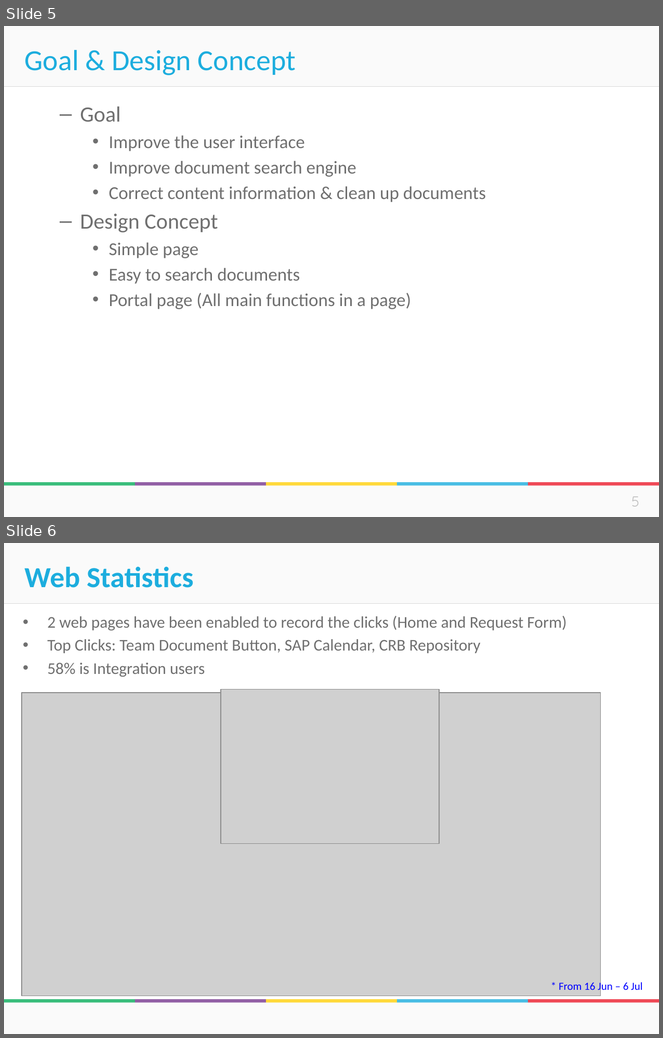
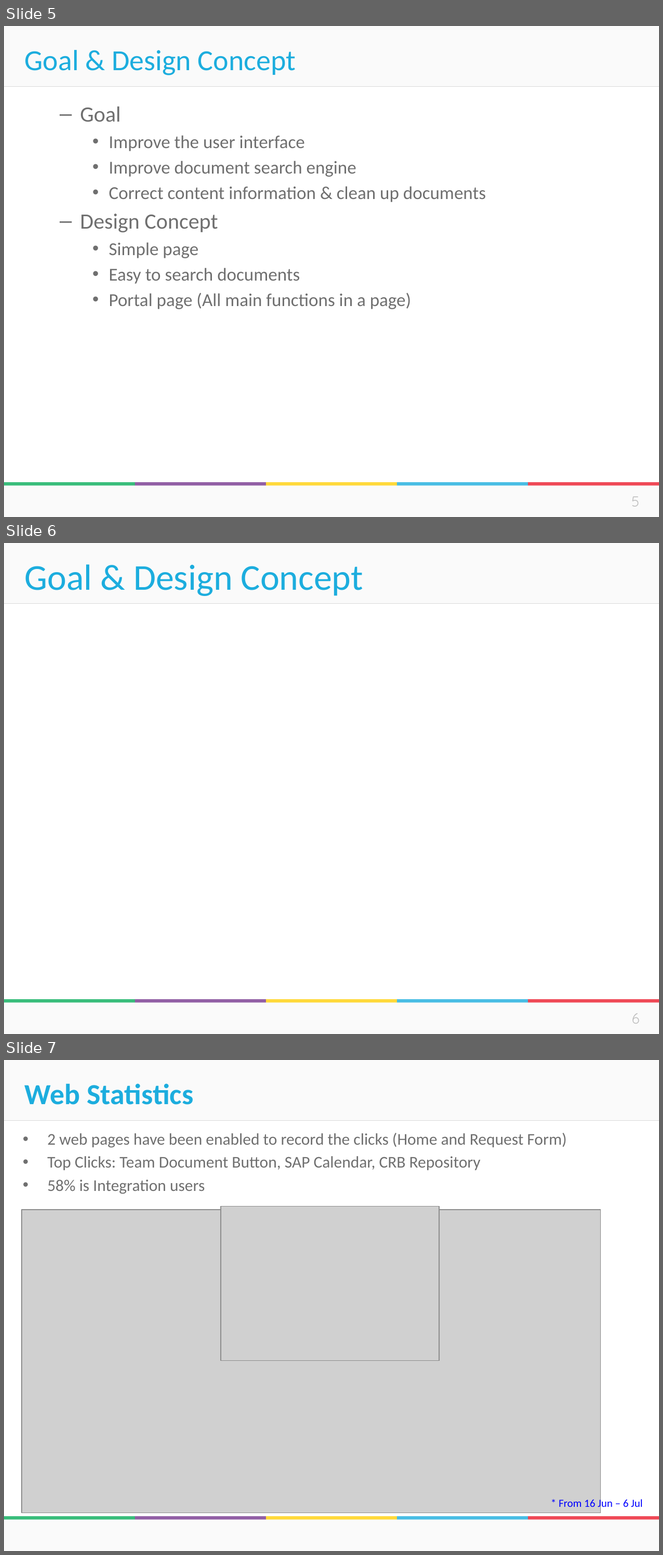
Before and after one commit to donus3/BusGoEveryWhere, a slide deck: Integration New Homepage.pptx. Shown one above the other, each under a label of ours: slides 5 and 6 before the commit, slides 5, 6 and 7 after it. The pictures are 663x1038 and 663x1555 pixels, drawn with LibreOffice and Linux fonts; fonts in the diff are those of the drawing; grey boxes stand for pictures; background and template pictures are left out. Boxes give left, top, right and bottom in pixels: in the first picture for what was removed or moved away, otherwise in the second. Text is boxed around its words. In the diff, an @@ line names an element or a change of style, - is before the commit and + after.

Commit message:
deposit presentation (add script)

```diff
--- a/Integration New Homepage.pptx
+++ b/Integration New Homepage.pptx
@@ slide 6 added at bbox=[4, 543, 659, 1034], background #FFFFFF; not listed: 8 template elements that a slide beside it also shows @@
@@ title added at bbox=[24, 564, 363, 596], 40 pt, text #1CADDE @@
+Goal & Design Concept
@@ page number added at bbox=[632, 1014, 640, 1024], 16 pt, text #BFBFBF @@
+6
@@ what was slide 6 is now slide 7 @@
```
